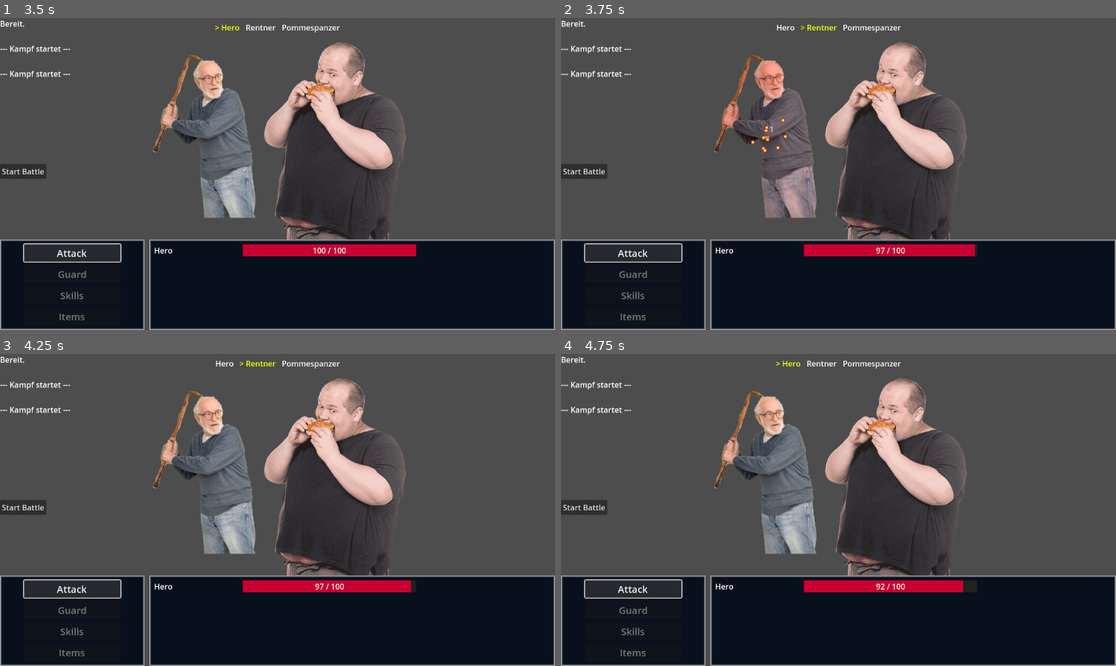
Above: before the commit, frames 1-4 (two rows, left to right).
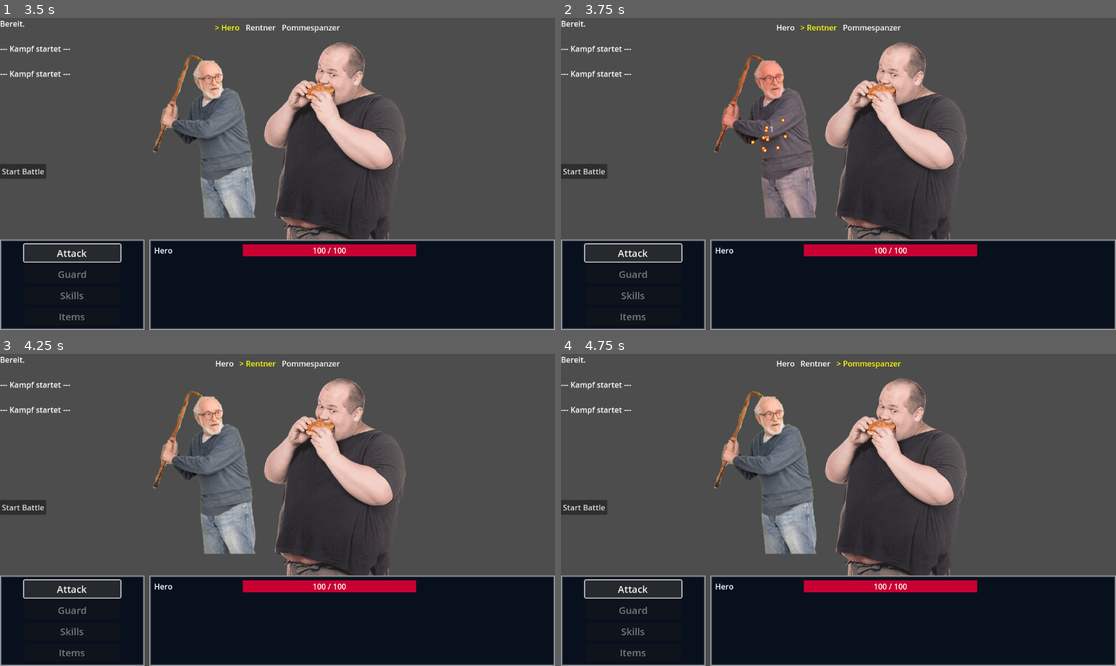
Above: after the commit, the same moments.

Repository: Marv0407/kotstulle-game
Game: Godot game, scene res://scenes/control.tscn
The game is run twice, just before and just after one commit, with the same random seed, the same clock (stepped at 60 frames per second) and the same inputs.
Inputs:
- Up to frame 1 (3.5 s): click "Start New Game" at 0.5 s; click "Start Battle" at 1.25 s; click "Start Battle" at 2 s; click "Attack" at 2.75 s
- Up to frame 2 (3.75 s): click "Attack" at 3.5 s
- Up to frame 3 (4.25 s): no input
- Up to frame 4 (4.75 s): click "Attack" at 4.25 s

Frame 1 is identical in both runs. In frame 2, 0.1% of the frame differs, in the area x 56-75%, y 72-77%; in frame 3, 0.1%; in frame 4, 0.4%, in the area x 38-75%, y 2-77%.
Error after the commit: Invalid access to property or key 'basic_attack' on a base object of type 'Resource (CharData)'. (res://scripts/battle_manager.gd:101)

Commit message:
Refactor battle turn logic and add skills to CharData

Diff:
--- a/scripts/battle_manager.gd
+++ b/scripts/battle_manager.gd
@@ -75,31 +75,38 @@
 	process_battle_loop()
 
 func process_turn():
+	if is_battle_over():
+		return
+
 	var actor = get_current_actor()
 
 	if not actor.is_alive():
 		next_turn()
-		process_turn()
 		return
 
 	if actor in party:
-		state = BattleState.PLAYER_TURN
-		print("Spieler ist am Zug: ", actor.data.name)
+		start_player_turn(actor)
 	else:
-		state = BattleState.ENEMY_TURN
-		print("Gegner ist am Zug: ", actor.data.name)
-		execute_enemy_turn()
-
-func execute_enemy_turn():
-	var actor = get_current_actor()
-	var targets = get_alive_party()
-
-	if targets.is_empty():
-		end_battle(false)
-		return
-
-	attack(actor, targets.pick_random())
+		start_enemy_turn(actor)
+
+func start_player_turn(actor):
+	state = BattleState.PLAYER_TURN
+	print("Player turn: ", actor.data.name)
+
+func start_enemy_turn(actor):
+	state = BattleState.ENEMY_TURN
+	print("Enemy turn: ", actor.data.name)
+	# hier später Gegner Skills
+	# var skill = actor.select_ai_skill()
+	execute_skill(actor, actor.data.basic_attack, get_alive_party().pick_random())
+
+func execute_skill(user: BattleCharacter, skill: SkillData, target: BattleCharacter):
+	# hier kommt später Targeting-Logik rein (get_targets_dynamic)
+
+	attack(user, target)
+
 	await get_tree().create_timer(0.8).timeout
+
 	next_turn()
 	process_turn()
 
@@ -107,8 +114,8 @@
 	turn_order.clear()
 	turn_order.append_array(party)
 	turn_order.append_array(enemies)
-	turn_order.sort_custom(func(a, b):
-		return a.data.speed > b.data.speed
+	turn_order.sort_custom(
+		func(a, b): return a.data.speed > b.data.speed
 		)
 
 func get_current_actor() -> BattleCharacter:
@@ -172,28 +179,6 @@
 	next_turn()
 	process_turn()
 
-func execute_turn():
-	var actor = get_current_actor()
-
-	if not actor.is_alive():
-		next_turn()
-		return
-	# Ziel bestimmen
-	if actor in party:
-		var targets = get_alive_enemies()
-		if targets.is_empty():
-			end_battle(true)
-			return
-		attack(actor, targets.pick_random())
-	else:
-		var targets = get_alive_party()
-		if targets.is_empty():
-			end_battle(false)
-			return
-		attack(actor, targets.pick_random())
-
-	next_turn()
-
 func process_battle_loop():
 	if is_battle_over():
 		return
@@ -243,9 +228,8 @@
 func end_battle(player_won: bool):
 	state = BattleState.END
 	if player_won:
-		print(">>> PARTY GEWINNT <<<")
-	else:
-		print(">>> PARTY VERLIERT <<<")
+		var sum_exp = 0
+		for e in enemies: sum_exp += e.data.xp
 # ---------------
 
 # --- VISUALS ---
--- a/scripts/char_data.gd
+++ b/scripts/char_data.gd
@@ -19,3 +19,4 @@
 	"PSYCHIC": 0,
 	#TODO
 }
+@export var skills: Array[SkillData] = []
